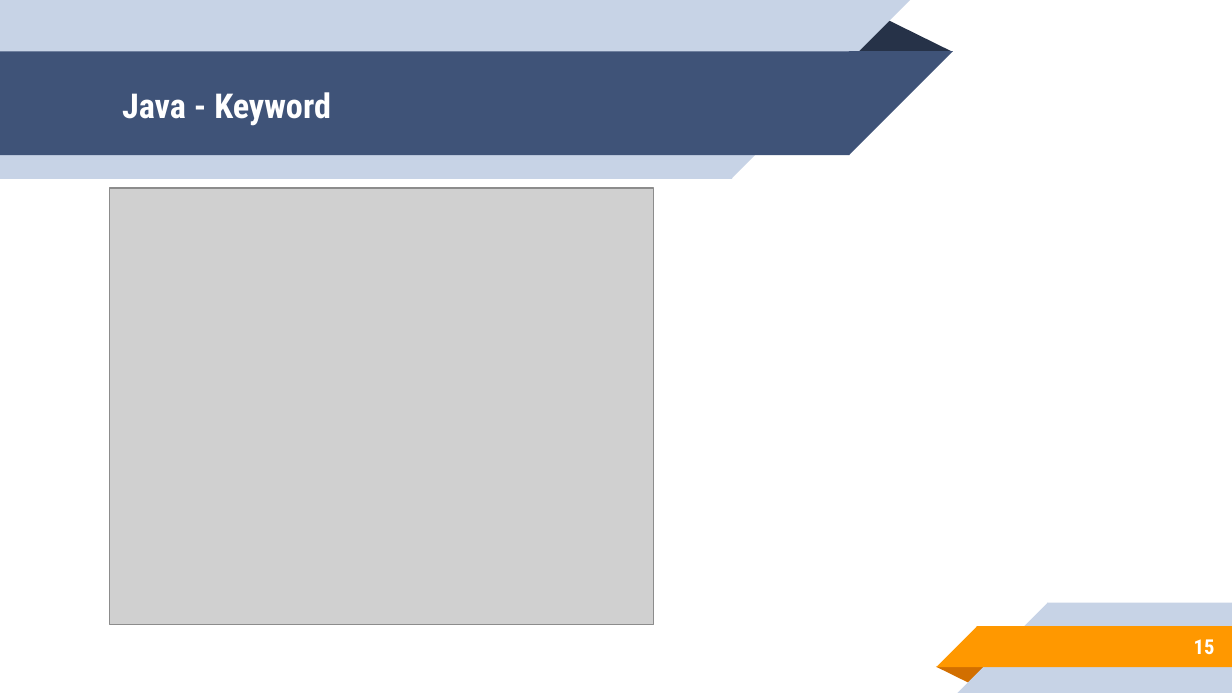
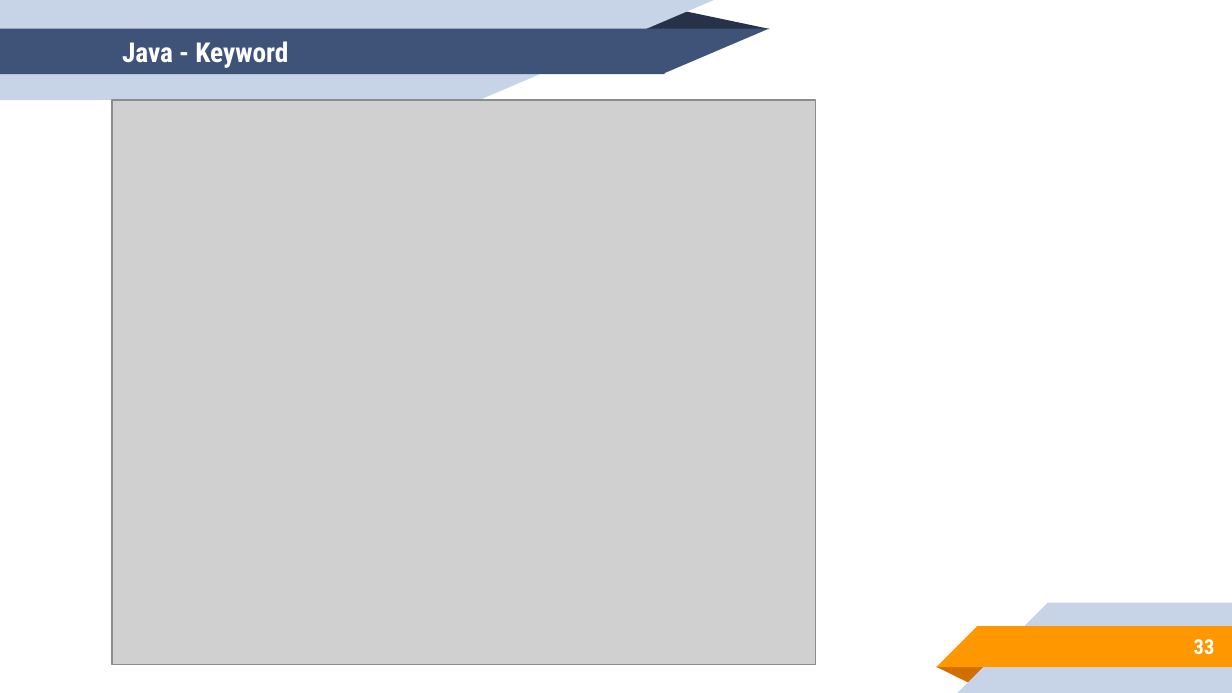
Before and after one commit to aronipurwanto/materi-xa, a slide deck: slide 33 of java/java-logic/Slide-Java-Logic-01.pptx (slide 15 before the commit). Drawn at 1232x693 pixels with LibreOffice and Linux fonts; fonts in the diff are those of the drawing; grey boxes stand for pictures. Boxes give left, top, right and bottom in pixels: in the first picture for what was removed or moved away, otherwise in the second. Text is boxed around its words. In the diff, an @@ line names an element or a change of style, - is before the commit and + after.

```diff
--- a/java/java-logic/Slide-Java-Logic-01.pptx
+++ b/java/java-logic/Slide-Java-Logic-01.pptx
@@ rectangle: place and size @@
-rectangle at <box>0,52,849,155</box>
+rectangle at <box>0,28,664,74</box>
@@ rectangle: place and size @@
-rectangle at <box>0,0,732,179</box>
+rectangle at <box>0,0,480,100</box>
@@ title "Java - Keyword": place and size @@
-title "Java - Keyword" at <box>122,92,331,126</box>
+title "Java - Keyword" at <box>122,41,288,68</box>
@@ title "Java - Keyword" at <box>122,41,288,68</box>: size 20 to 16 pt @@
@@ right triangle added at <box>479,0,715,100</box>, fill #C7D3E6 @@
@@ triangle: place and size @@
-triangle at <box>848,17,952,52</box>
+triangle at <box>632,10,770,30</box>
@@ right triangle: place and size @@
-right triangle at <box>849,52,952,155</box>
+right triangle at <box>663,28,770,74</box>
@@ right triangle removed at <box>732,0,910,179</box> @@
@@ picture: place and size @@
-picture at <box>110,188,654,625</box>
+picture at <box>112,100,816,664</box>
@@ page number at <box>1194,639,1215,655</box>: text changed @@
-15
+33
```
Also in this commit, not shown: 22 other slides changed, 48 slides added, 9 slides removed, 16 other files.
